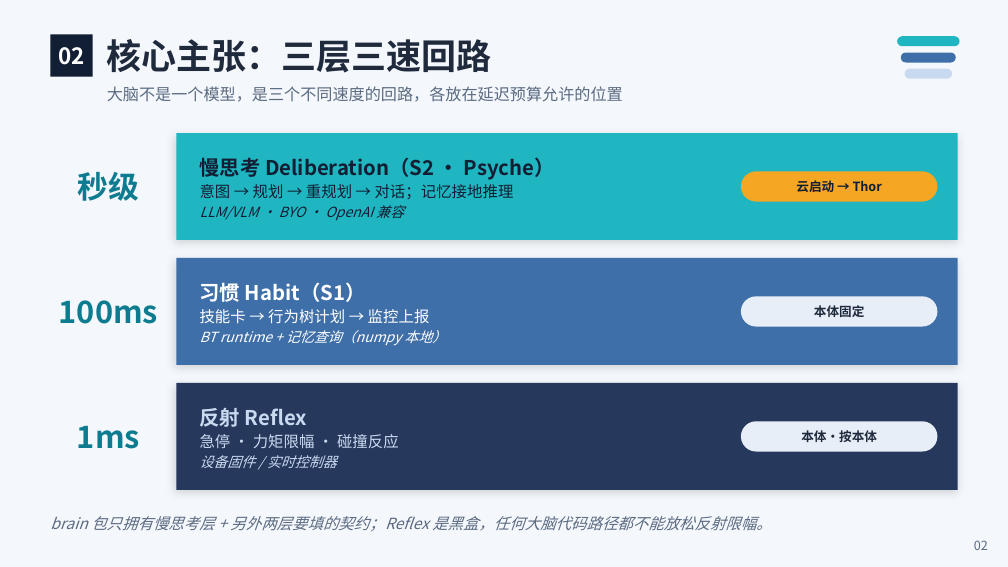
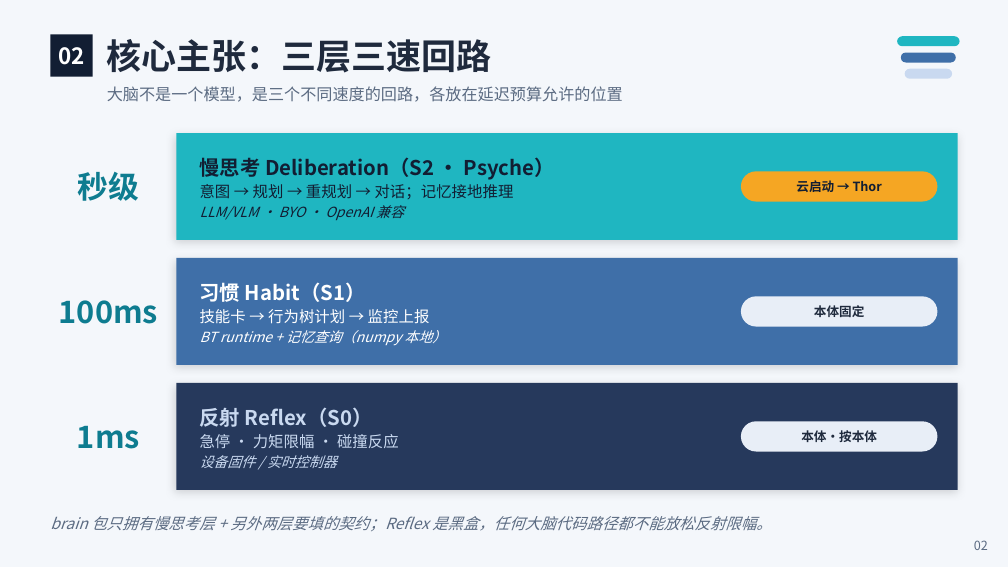
Before and after one commit to wikieden/SpatialRobot, a slide deck: slide 3 of 三层大脑架构方案汇报.pptx. Drawn at 1008x567 pixels with LibreOffice and Linux fonts; fonts in the diff are those of the drawing. Boxes give left, top, right and bottom in pixels: in the first picture for what was removed or moved away, otherwise in the second. Text is boxed around its words. In the diff, an @@ line names an element or a change of style, - is before the commit and + after.

```diff
--- a/三层大脑架构方案汇报.pptx
+++ b/三层大脑架构方案汇报.pptx
@@ text at (200,407,373,427): text changed @@
-反射 Reflex
+反射 Reflex（S0）
```
Also in this commit, not shown: 3 other slides changed, 30 other files.
